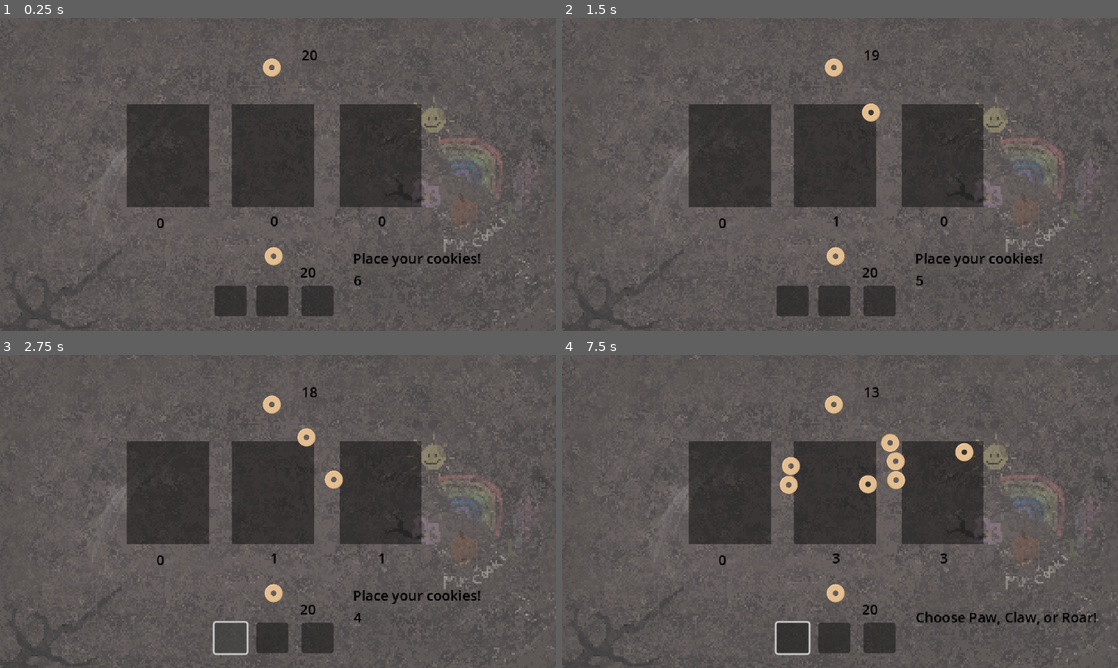
Above: before the commit, frames 1-4 (two rows, left to right).
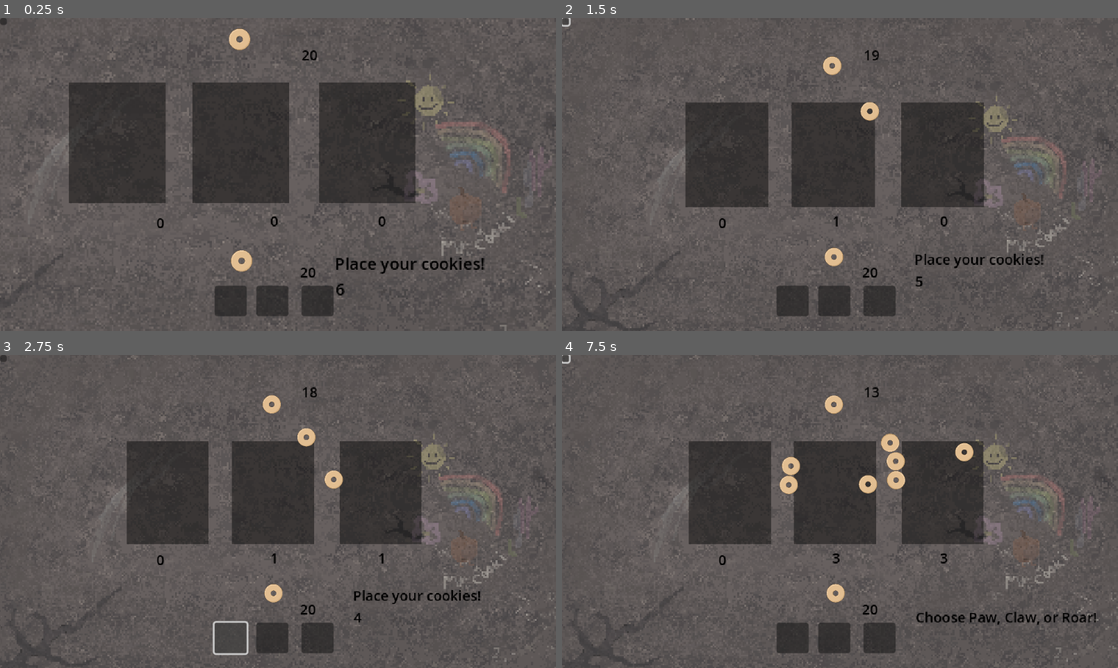
Above: after the commit, the same moments.

Repository: Sooshimi/golden-biscuit
Game: Godot game, scene res://scenes/battle_screen.tscn
Two runs of this game, one before a commit and one after it. Both use one fixed random seed, a clock stepped at 60 frames per second and the inputs below.
Inputs (mouse positions are in pixels of both pictures, inside the frame that each line leads up to):
- Up to frame 1 (0.25 s): no input
- Up to frame 2 (1.5 s): click (567, 21) at 0.52 s; click (567, 21) at 1.27 s
- Up to frame 3 (2.75 s): click (227, 636) at 2 s
- Up to frame 4 (7.5 s): click (834, 636) at 2.75 s; click (878, 636) at 3.5 s; click (789, 636) at 4.25 s; click (834, 636) at 5 s; click (878, 636) at 5.75 s; click (789, 636) at 6.5 s; click (567, 358) at 7.27 s

The runs differ from the first frame. In frame 1, 18% of the frame differs, in the area x 0-100%, y 0-100%; in frame 2, 2.7%; in frame 3, 0.2%; in frame 4, 0.2%.

Commit message:
Add camera and start button to battle screen
Introduced a Camera2D node with zoom and position controls to the battle screen scene and script, including smooth zoom and position reset logic. Added a StartGameButton to the menu. Also added new image assets and a global game_start variable.

Diff:
--- a/scenes/battle_screen.tscn
+++ b/scenes/battle_screen.tscn
@@ -12,7 +12,15 @@
 [node name="Battle Screen" type="Node2D"]
 script = ExtResource("1_jkca0")
 
+[node name="Camera2D" type="Camera2D" parent="."]
+anchor_mode = 0
+zoom = Vector2(1.29, 1.29)
+
 [node name="Menu" type="CanvasLayer" parent="."]
+
+[node name="StartGameButton" type="Button" parent="Menu"]
+offset_right = 8.0
+offset_bottom = 8.0
 
 [node name="TextureRect" type="TextureRect" parent="."]
 offset_left = -11.0
--- a/scripts/battle_screen/battle_screen.gd
+++ b/scripts/battle_screen/battle_screen.gd
@@ -1,5 +1,6 @@
 extends Node2D
 
+@onready var camera := $Camera2D
 @onready var paw_button := $CanvasLayer/PawButton
 @onready var claw_button := $CanvasLayer/ClawButton
 @onready var roar_button := $CanvasLayer/RoarButton
@@ -33,6 +34,7 @@
 var enemy_cookie_holder_pot := []
 
 func _ready() -> void:
+	camera.global_position = Vector2(130, 60)
 	update_score()
 	spawn_player_cookie()
 	spawn_enemy_cookie()
@@ -47,6 +49,13 @@
 
 	if PhaseManager.current_state == 2:
 		timer_label.text = ""
+
+	camera_zoom(delta)
+
+func camera_zoom(delta) -> void:
+	camera.zoom.x = lerp(camera.zoom.x, 1.0, delta * 2)
+	camera.zoom.y = lerp(camera.zoom.y, 1.0, delta * 2)
+	camera.global_position = lerp(camera.global_position, Vector2.ZERO, delta * 2)
 
 func spawn_player_cookie() -> void:
 	var cookie = cookie_scene.instantiate()
--- a/scripts/globals/global.gd
+++ b/scripts/globals/global.gd
@@ -2,3 +2,4 @@
 
 var player_total_cookies := 20
 var enemy_total_cookies := 20
+var game_start := false
Not shown, added: assets/biscuit_1.png.import
Not shown, added: assets/panel_1.png.import
Binary file added: assets/paper_button_yellow.png
